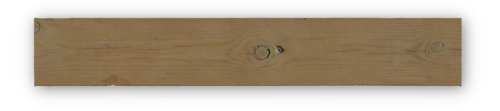
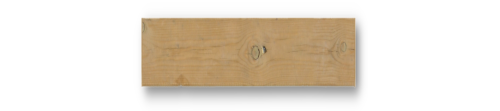
Revision of a layered 500x111 image; what changed, layer by layer:
added layer "button_normal_small..png" above "button_pressed_small.png" over [133, 4, 368, 110]
hid "button_disabled.png" over [20, 4, 480, 108]
